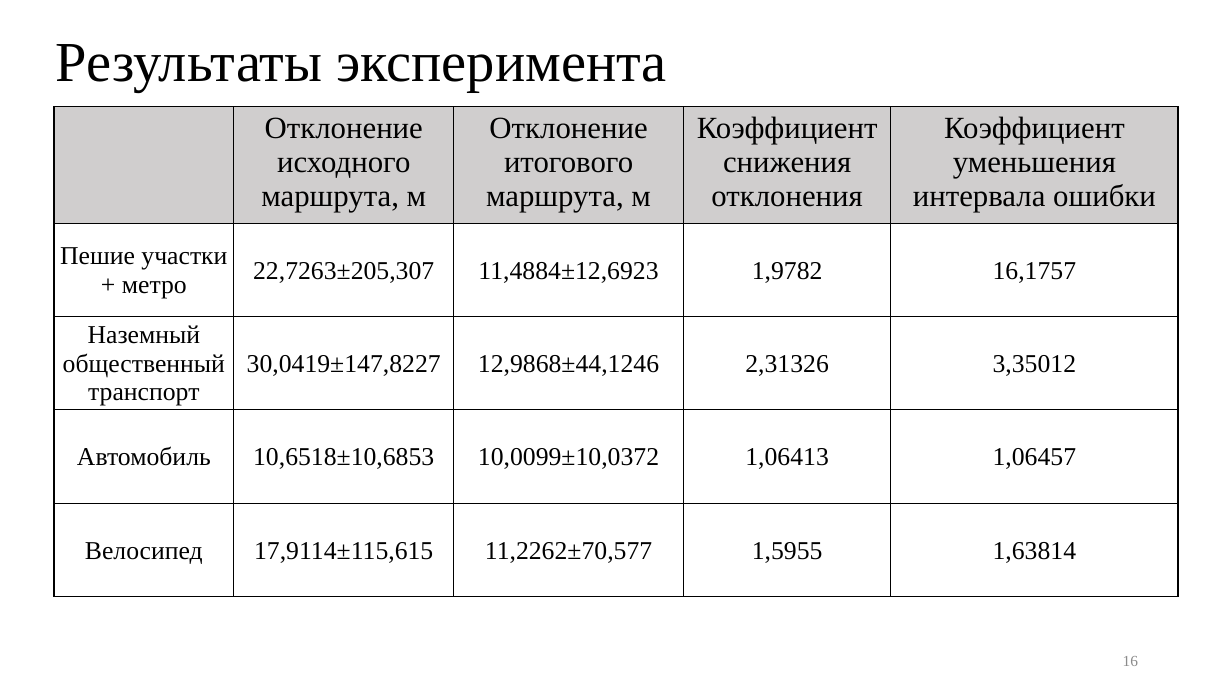
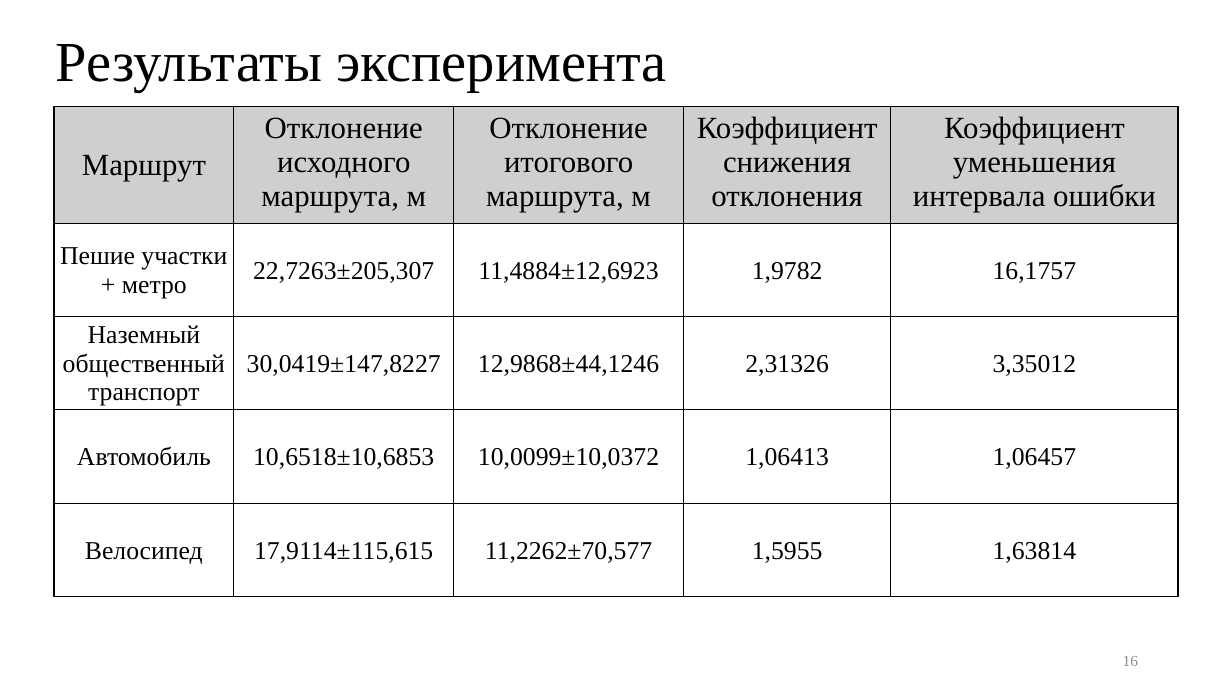
Before and after one commit to kaedvann/TrackFilter, a slide deck: slide 16 of docs/thesis/thesis.pptx. Drawn at 1232x693 pixels with LibreOffice and Linux fonts; fonts in the diff are those of the drawing. Boxes give left, top, right and bottom in pixels: in the first picture for what was removed or moved away, otherwise in the second. Text is boxed around its words. In the diff, an @@ line names an element or a change of style, - is before the commit and + after.

```diff
--- a/docs/thesis/thesis.pptx
+++ b/docs/thesis/thesis.pptx
@@ table at (54,107,1178,601) @@
-row 1, column 1: 
+row 1, column 1: Маршрут
```
Also in this commit, not shown: 5 other files.
